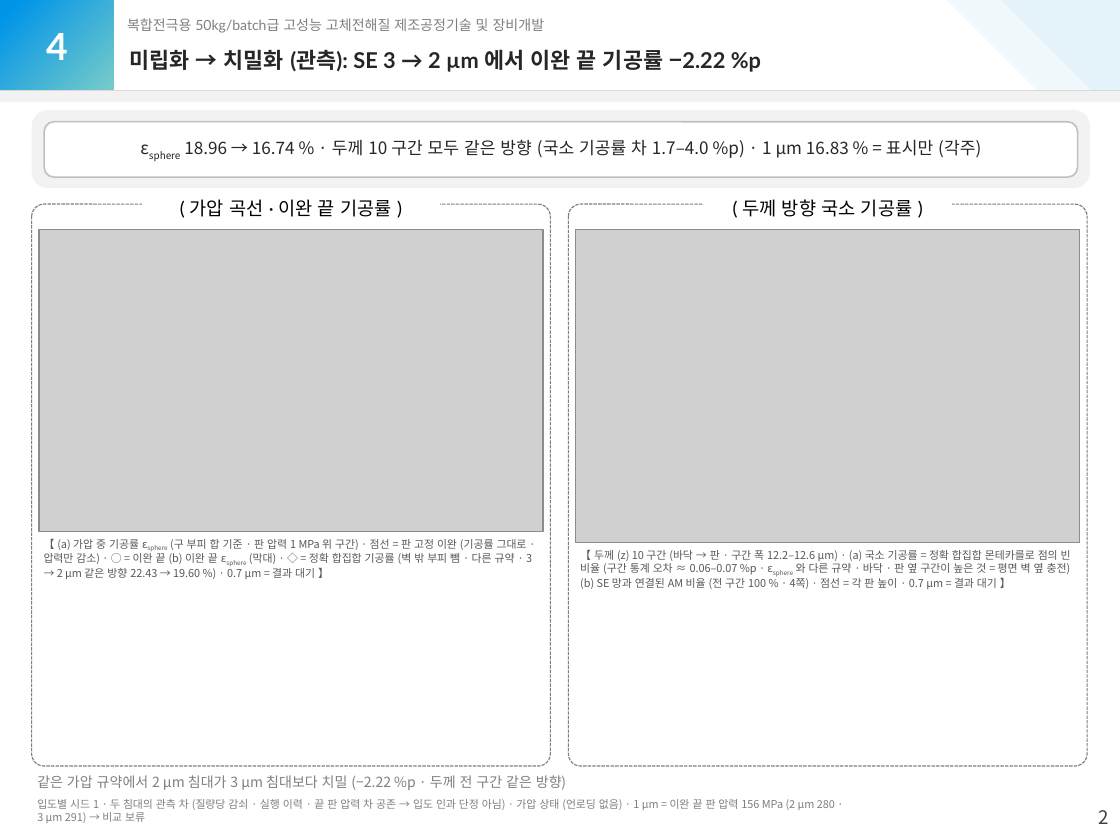
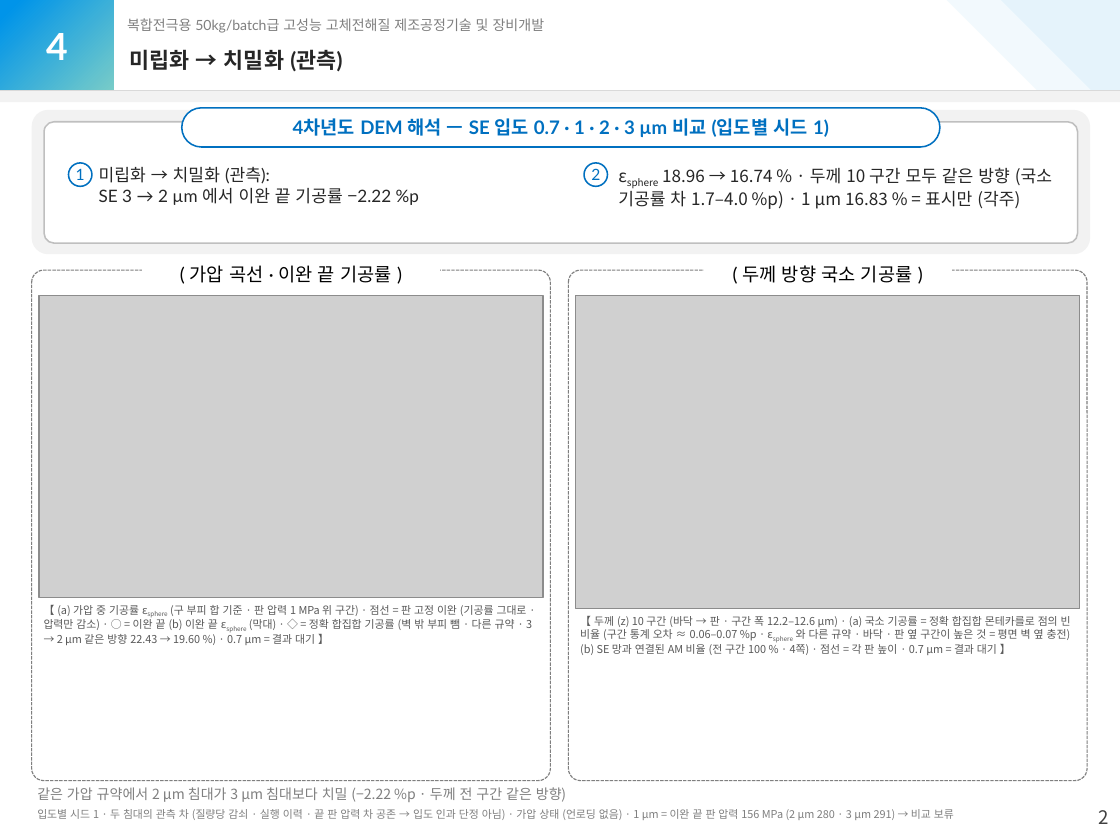
Before and after one commit to yonghoon7153-source/Yonghoon-DEM-DFT, a slide deck: slide 3 of docs/50kg/report_y4/draft3/kg50_report_y4_draft3.pptx. Drawn at 1120x840 pixels with LibreOffice and Linux fonts; fonts in the diff are those of the drawing; grey boxes stand for pictures. Boxes give left, top, right and bottom in pixels: in the first picture for what was removed or moved away, otherwise in the second. Text is boxed around its words. In the diff, an @@ line names an element or a change of style, - is before the commit and + after.

```diff
--- a/docs/50kg/report_y4/draft3/kg50_report_y4_draft3.pptx
+++ b/docs/50kg/report_y4/draft3/kg50_report_y4_draft3.pptx
@@ text at (x1=130, y1=49, x2=342, y2=72): text changed @@
-미립화 → 치밀화 (관측): SE 3 → 2 µm 에서 이완 끝 기공률 −2.22 %p
+미립화 → 치밀화 (관측)
@@ rounded rectangle resized from (x1=31, y1=110, x2=1090, y2=188) to (x1=31, y1=110, x2=1090, y2=254) @@
@@ rounded rectangle at (x1=31, y1=110, x2=1090, y2=254): proportions changed @@
@@ rounded rectangle added at (x1=181, y1=108, x2=940, y2=147), fill #FFFFFF, outline #0070C0 1 pt, 12 pt, text #0070C0, bold @@
+4차년도 DEM 해석 — SE 입도 0.7 · 1 · 2 · 3 µm 비교 (입도별 시드 1)
@@ rounded rectangle at (x1=44, y1=122, x2=1077, y2=243): proportions changed @@
@@ rounded rectangle resized from (x1=44, y1=122, x2=1077, y2=177) to (x1=44, y1=122, x2=1077, y2=243) @@
@@ ellipse added at (x1=68, y1=162, x2=92, y2=186), fill #FFFFFF, outline #0070C0 1 pt, 10 pt, text #0070C0 @@
+1
@@ text added at (x1=99, y1=167, x2=419, y2=205), 11 pt, text #262626 @@
+미립화 → 치밀화 (관측):
+SE 3 → 2 µm 에서 이완 끝 기공률 −2.22 %p
@@ ellipse added at (x1=585, y1=162, x2=608, y2=186), fill #FFFFFF, outline #0070C0 1 pt, 10 pt, text #0070C0 @@
+2
@@ text "εsphere 18.96 → 16.74 % ..." moved from (x1=184, y1=139, x2=981, y2=158) to (x1=618, y1=167, x2=1052, y2=209) @@
@@ text "εsphere 18.96 → 16.74 % ..." at (x1=618, y1=167, x2=1052, y2=209): alignment centre to left; vertical alignment middle to top @@
@@ rounded rectangle resized from (x1=569, y1=204, x2=1088, y2=766) to (x1=31, y1=270, x2=550, y2=781) @@
@@ rounded rectangle resized from (x1=31, y1=204, x2=550, y2=766) to (x1=569, y1=270, x2=1088, y2=781) @@
@@ 2 pictures, 2 rectangles, 2 texts moved together from (x1=39, y1=190, x2=1080, y2=589) to (x1=39, y1=256, x2=1080, y2=655) @@
@@ text "같은 가압 규약에서 2 µm ..." moved from (x1=37, y1=775, x2=566, y2=790) to (x1=37, y1=787, x2=566, y2=802) @@
@@ text "입도별 시드 1 · 두 ..." rewrapped from (x1=37, y1=799, x2=835, y2=823) to (x1=37, y1=809, x2=954, y2=820) @@
```
Also in this commit, not shown: 8 other slides changed, 13 other files.
